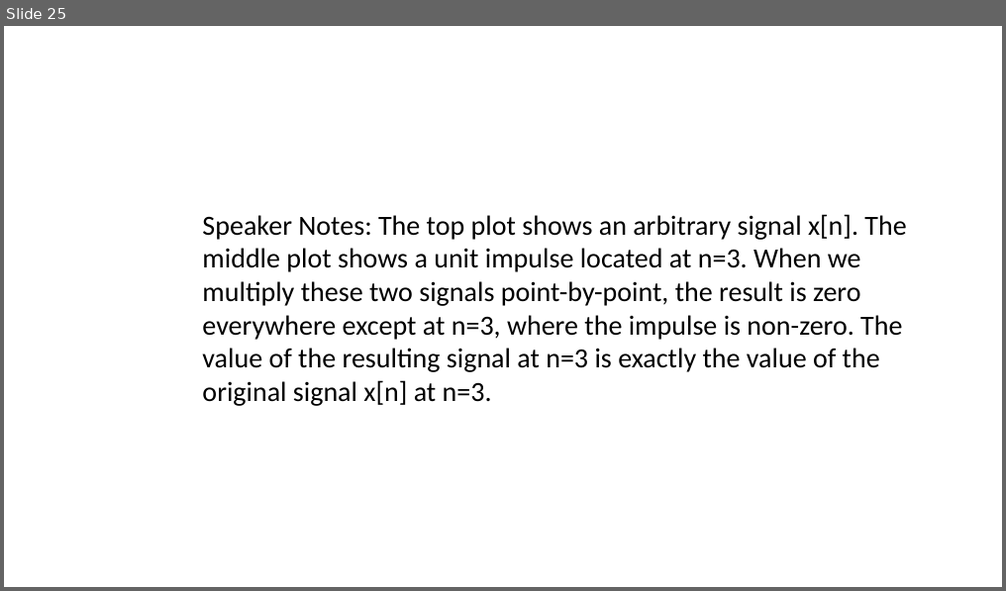
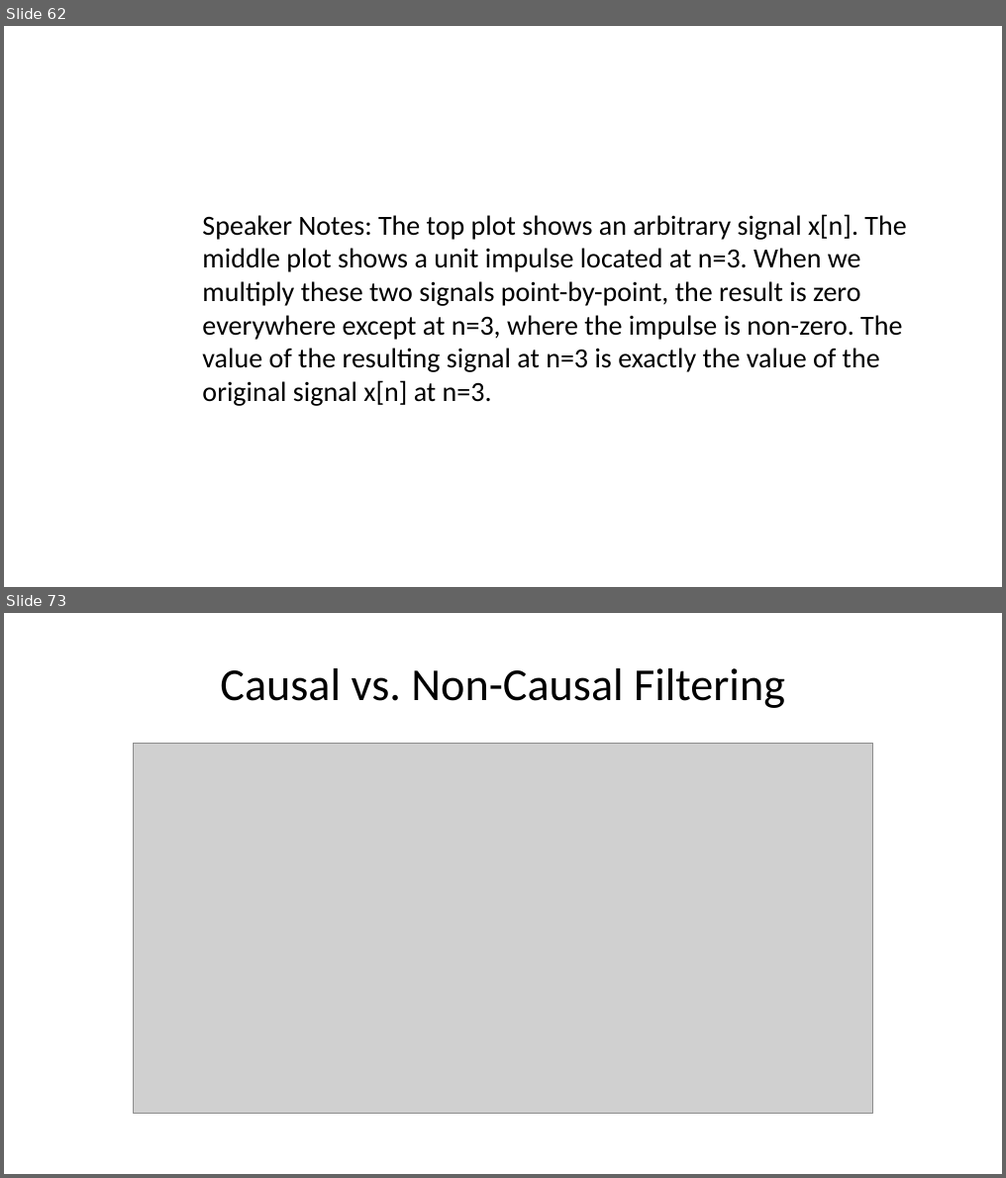
Before and after one commit to spakcjl/IntroductionToMedicalPhysics, a slide deck: presentation.pptx. Shown one above the other, each under a label of ours: slide 25 before the commit, slides 62 and 73 after it; the slides between them are not shown. The pictures are 1006x591 and 1006x1178 pixels, drawn with LibreOffice and Linux fonts; fonts in the diff are those of the drawing; grey boxes stand for pictures. Boxes give left, top, right and bottom in pixels: in the first picture for what was removed or moved away, otherwise in the second. Text is boxed around its words. In the diff, an @@ line names an element or a change of style, - is before the commit and + after.

```diff
--- a/presentation.pptx
+++ b/presentation.pptx
@@ slide 73 added at [4,613,1002,1174], background #FFFFFF @@
@@ title added at [220,668,785,708], 33 pt, text #000000 @@
+Causal vs. Non-Causal Filtering
@@ picture added at [133,744,873,1114] @@
@@ what was slide 25 is now slide 62 @@
```
Also in this commit, not shown: 9 slides changed, 60 other slides added, 16 slides removed, 1 other file.
